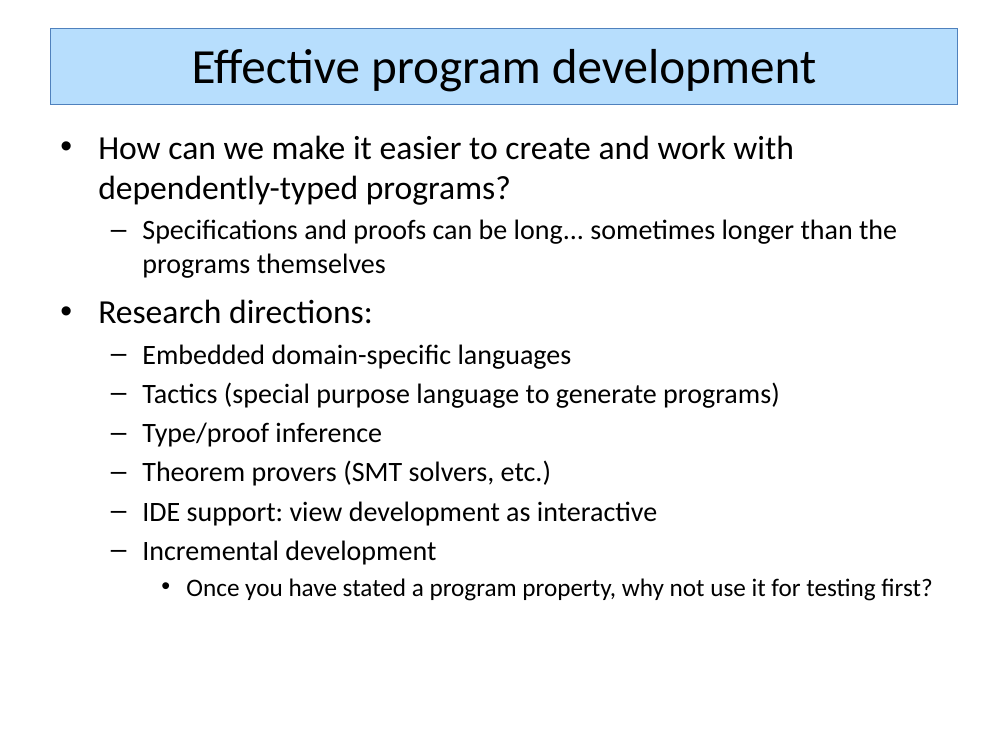
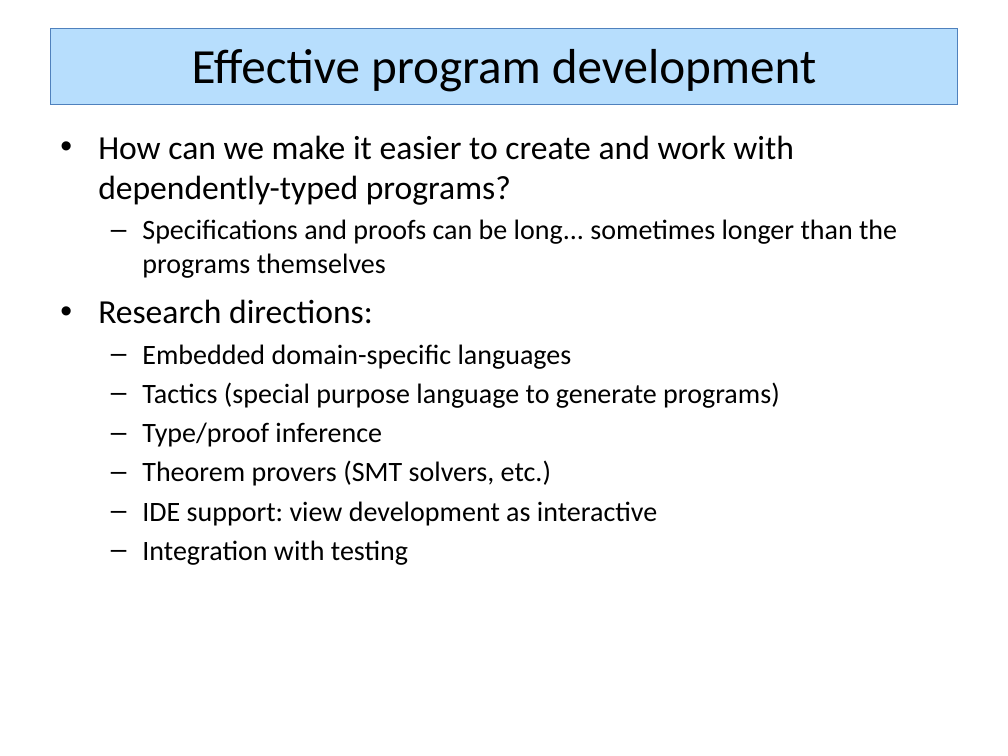
Before and after one commit to sweirich/pi-forall, a slide deck: slide 9 of compose15.pptx. Drawn at 1008x756 pixels with LibreOffice and Linux fonts; fonts in the diff are those of the drawing. Boxes give left, top, right and bottom in pixels: in the first picture for what was removed or moved away, otherwise in the second. Text is boxed around its words. In the diff, an @@ line names an element or a change of style, - is before the commit and + after.

```diff
--- a/compose15.pptx
+++ b/compose15.pptx
@@ text at (x1=142, y1=540, x2=408, y2=565): text changed; size 18 to 20 pt @@
-  – Incremental development
-    • Once you have stated a program property, why not use it for testing first?
+  – Integration with testing
```
Also in this commit, not shown: 5 other slides changed, 6 other files.
